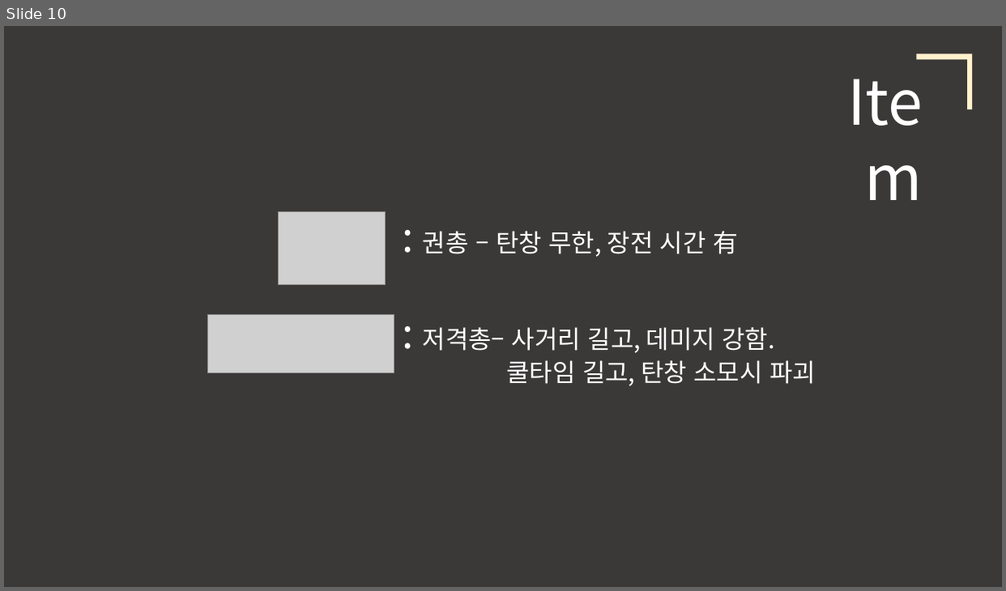
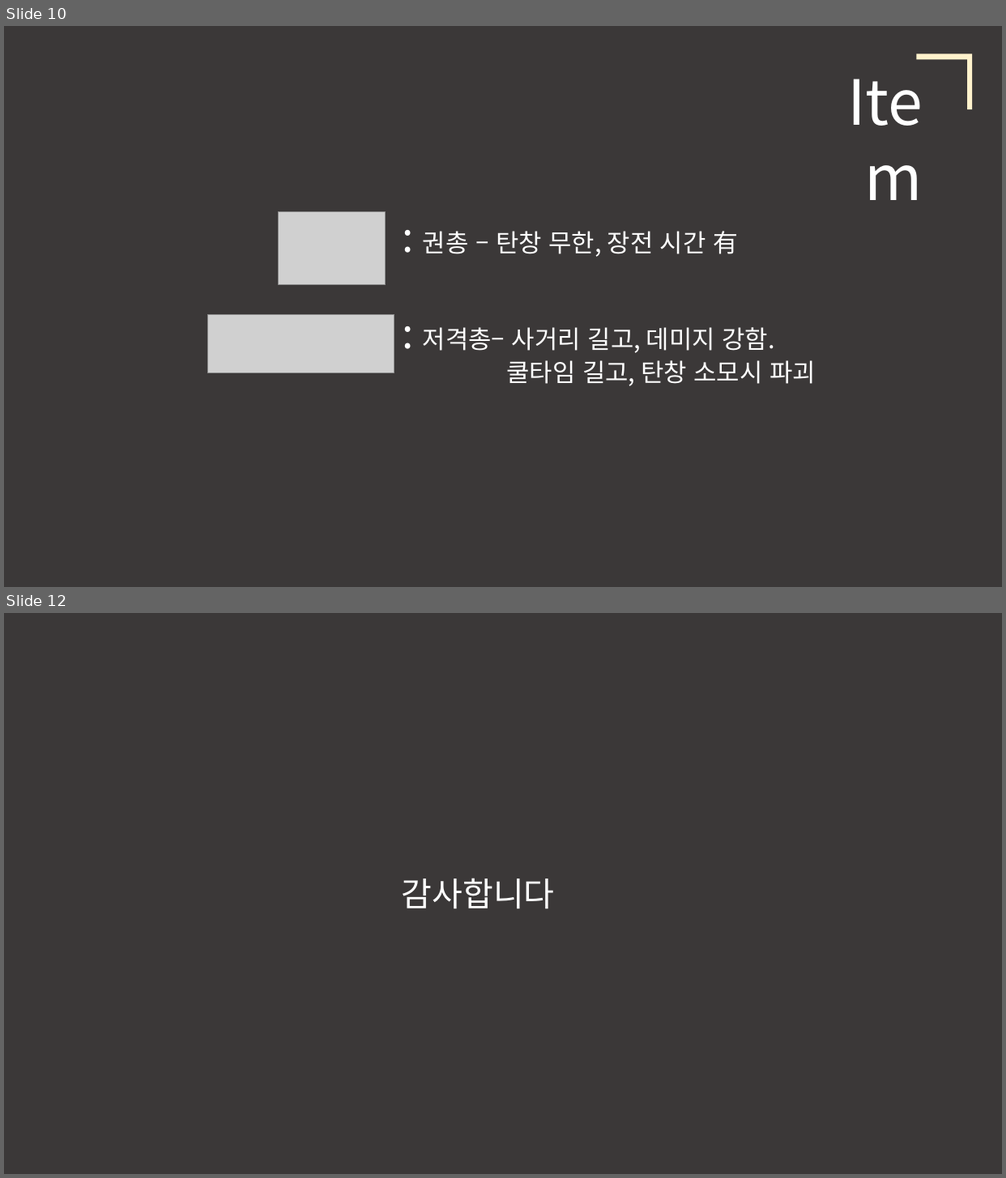
Before and after one commit to robin-maki/ABneBA, a slide deck: ABneBA_Presentation.pptx. Shown one above the other, each under a label of ours: slide 10 before the commit, slides 10 and 12 after it; the slides between them are not shown. The pictures are 1006x591 and 1006x1178 pixels, drawn with LibreOffice and Linux fonts; fonts in the diff are those of the drawing; grey boxes stand for pictures. Boxes give left, top, right and bottom in pixels: in the first picture for what was removed or moved away, otherwise in the second. Text is boxed around its words. In the diff, an @@ line names an element or a change of style, - is before the commit and + after.

```diff
--- a/ABneBA_Presentation.pptx
+++ b/ABneBA_Presentation.pptx
@@ slide 12 added at box(4, 613, 1002, 1174), background #3B3838 @@
@@ text added at box(402, 878, 555, 909), 32 pt, text #FFFFFF @@
+감사합니다
```
Also in this commit, not shown: 1 slide changed.
